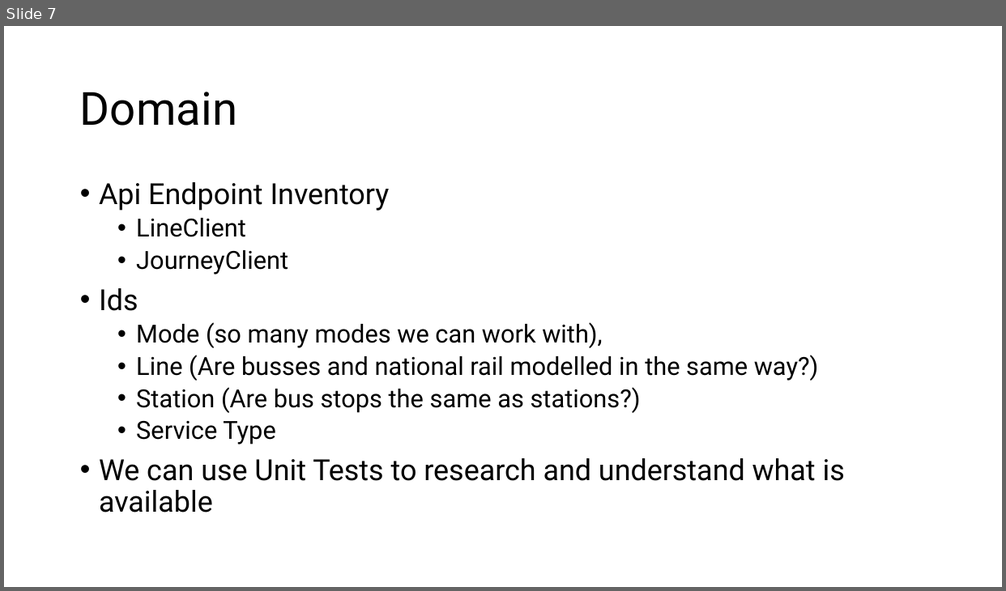
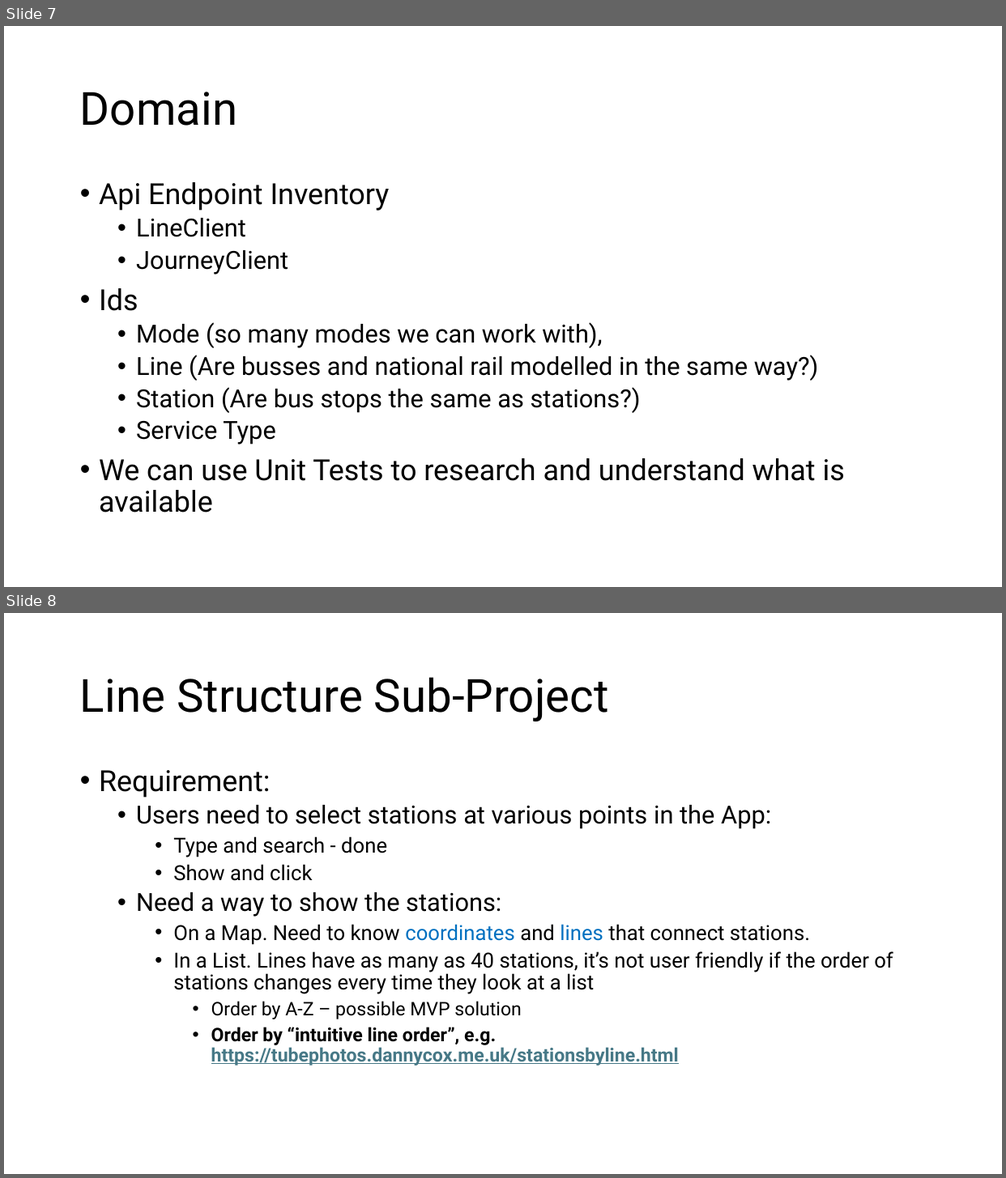
Before and after one commit to wai-t/CSIntro, a slide deck: ClassNotes/The Tfl Project.pptx. Shown one above the other, each under a label of ours: slide 7 before the commit, slides 7 and 8 after it. The pictures are 1006x591 and 1006x1178 pixels, drawn with LibreOffice and Linux fonts; fonts in the diff are those of the drawing. Boxes give left, top, right and bottom in pixels: in the first picture for what was removed or moved away, otherwise in the second. Text is boxed around its words. In the diff, an @@ line names an element or a change of style, - is before the commit and + after.

```diff
--- a/ClassNotes/The Tfl Project.pptx
+++ b/ClassNotes/The Tfl Project.pptx
@@ slide 8 added at [4,613,1002,1174], background #FFFFFF @@
@@ title added at [80,677,609,722], 44 pt, text #000000 @@
+Line Structure Sub-Project
@@ text added at [99,770,893,1066], 20 pt, text #000000 @@
+• Requirement:
+  • Users need to select stations at various points in the App:
+    • Type and search - done
+    • Show and click
+  • Need a way to show the stations:
+    • On a Map. Need to know coordinates and lines that connect stations.
+    • In a List. Lines have as many as 40 stations, it’s not user friendly if the order of stations changes every time they look at a list
+      • Order by A-Z – possible MVP solution
+      • Order by “intuitive line order”, e.g. https://tubephotos.dannycox.me.uk/stationsbyline.html
```
Also in this commit, not shown: 8 other slides added.
